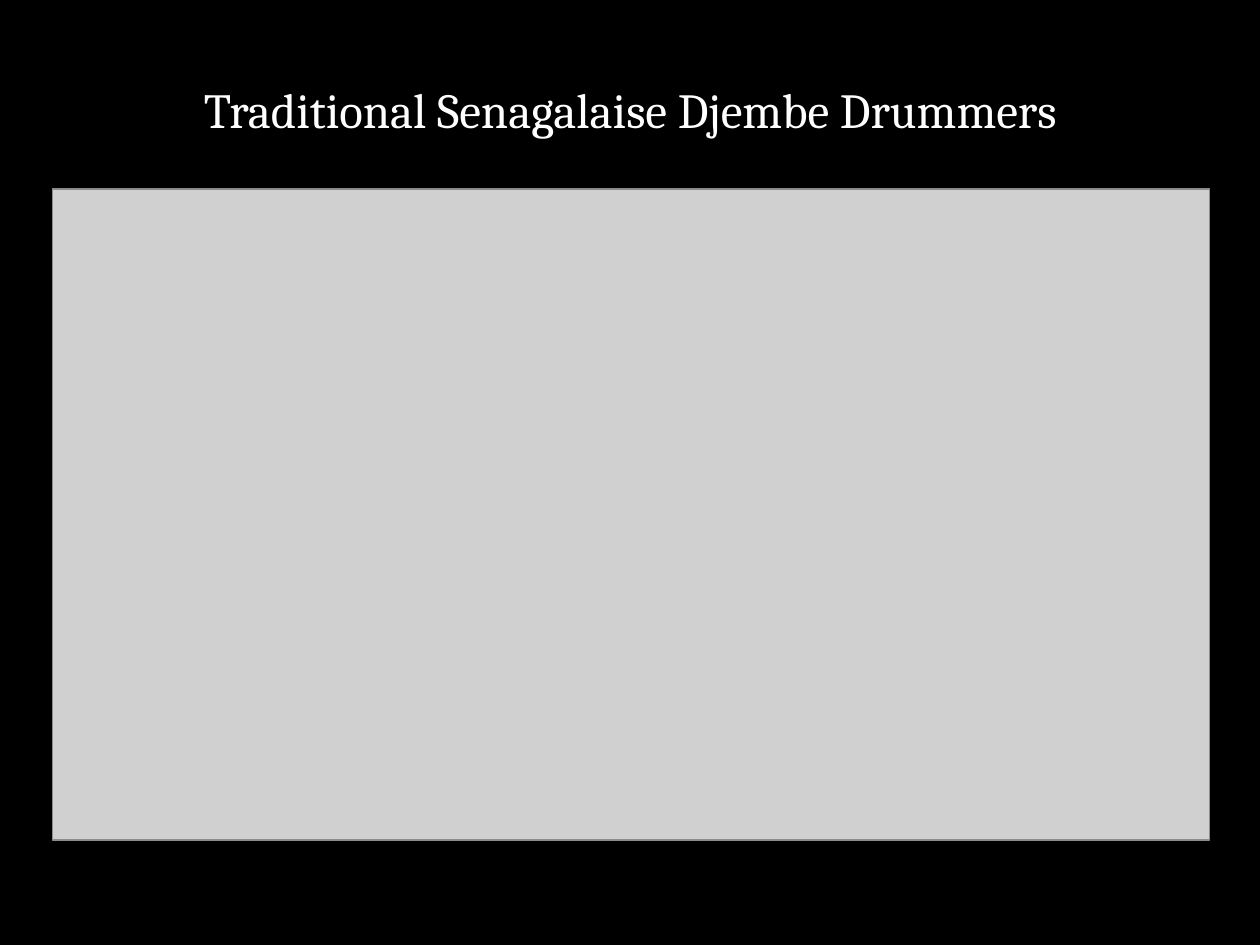
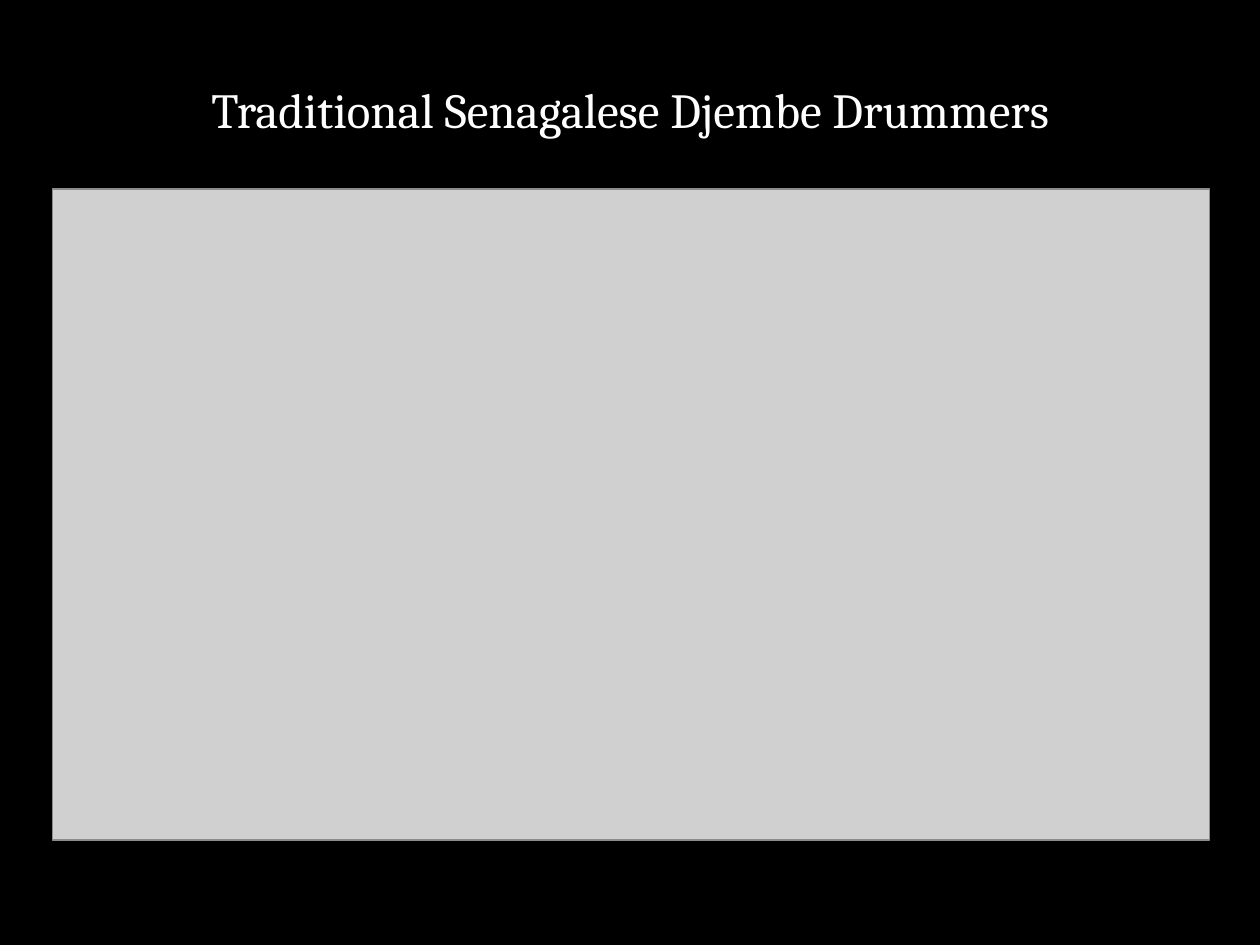
Before and after one commit to mrbaker1917/website, a slide deck: slide 4 of HSTR121/ppts/History_Rock_Intro.pptx. Drawn at 1260x945 pixels with LibreOffice and Linux fonts; fonts in the diff are those of the drawing; grey boxes stand for pictures; background and template pictures are left out. Boxes give left, top, right and bottom in pixels: in the first picture for what was removed or moved away, otherwise in the second. Text is boxed around its words. In the diff, an @@ line names an element or a change of style, - is before the commit and + after.

Commit message:
intro ppt update

```diff
--- a/HSTR121/ppts/History_Rock_Intro.pptx
+++ b/HSTR121/ppts/History_Rock_Intro.pptx
@@ text at [211, 94, 1049, 139]: text changed @@
-Traditional Senagalaise Djembe Drummers
+Traditional Senagalese Djembe Drummers
```
Also in this commit, not shown: 1 other file.
